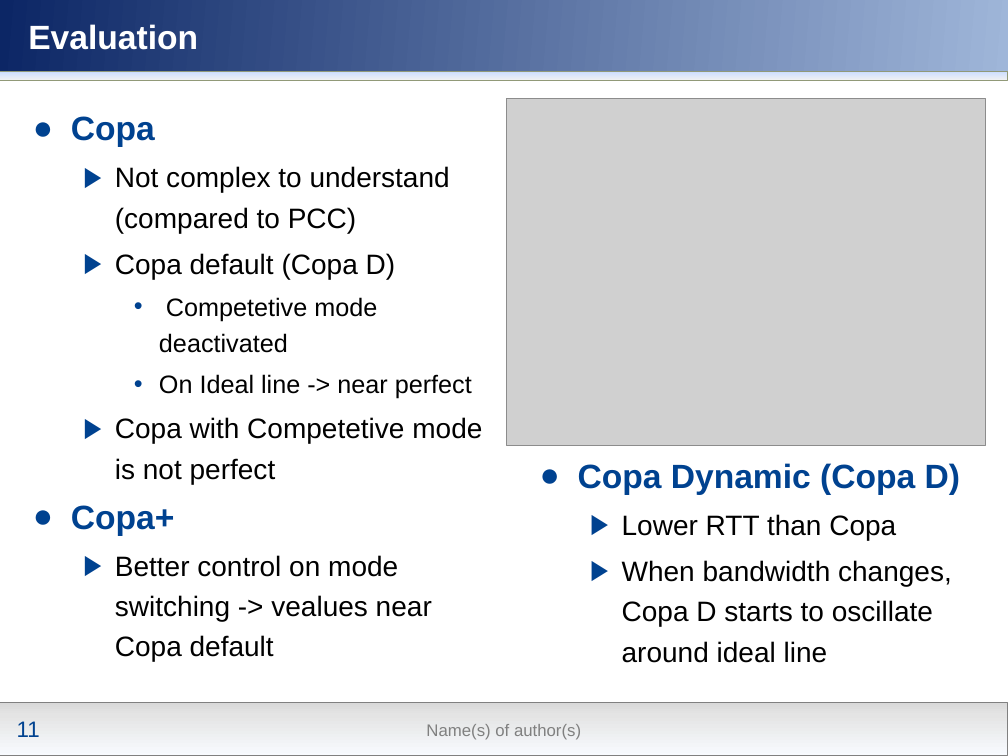
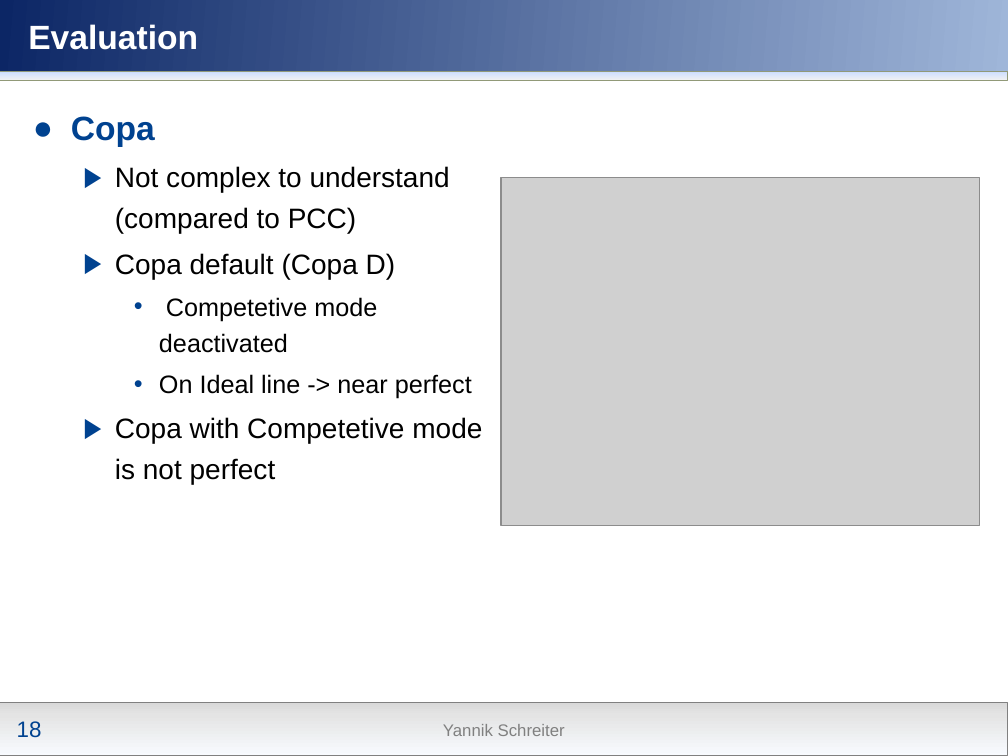
Before and after one commit to nochlachstdu/Seminararbeit, a slide deck: slide 18 of Modern_Congestion_Control.pptx (slide 11 before the commit). Drawn at 1008x756 pixels with LibreOffice and Linux fonts; fonts in the diff are those of the drawing; grey boxes stand for pictures; background and template pictures are left out. Boxes give left, top, right and bottom in pixels: in the first picture for what was removed or moved away, otherwise in the second. Text is boxed around its words. In the diff, an @@ line names an element or a change of style, - is before the commit and + after.

```diff
--- a/Modern_Congestion_Control.pptx
+++ b/Modern_Congestion_Control.pptx
@@ picture: place and size @@
-picture at (507,98,986,446)
+picture at (501,178,980,526)
@@ text removed at (578,463,960,663) @@
-● Copa Dynamic (Copa D)
-  ▶ Lower RTT than Copa
-  ▶ When bandwidth changes, Copa D starts to oscillate around ideal line
@@ text at (71,505,432,662): paragraphs removed @@
-● Copa+
-  ▶ Better control on mode switching -> vealues near Copa default
@@ page number at (17,721,42,738): text changed @@
-11
+18
@@ text at (443,724,565,736): text changed @@
-Name(s) of author(s)
+Yannik Schreiter
```
Also in this commit, not shown: 15 other slides changed, 11 slides added.
